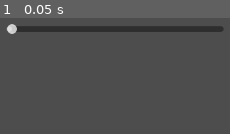
Above: before the commit, frame 1.
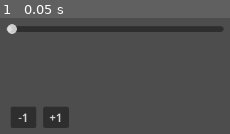
Above: after the commit, the same moment.

Repository: FormerlyWD/serious-game-jam
Game: Godot game, scene res://Scenes/test.tscn
Same seed, same stepped clock (60 frames per second), same inputs: the game is played once before the commit and once after it.
Inputs:
- Up to frame 1 (0.05 s): no input

The runs differ from the first frame. In frame 1, 3.8% of the frame differs, in the area x 4-30%, y 76-95%.

Commit message:
New ClipManager

Diff:
--- a/Radio/CentralAndStaticNoiseChannels/CentralAndStaticNoiseChannels.gd
+++ b/Radio/CentralAndStaticNoiseChannels/CentralAndStaticNoiseChannels.gd
@@ -2,9 +2,32 @@
 class_name CentralAndStaticNoiseChannels
 
 var amount_of_streams:int
+var playlist_array :Array[AudioStream]
 @export var clip_manager:ClipManagerAudioStream
 @export var currently_chosen_channel:int = 0
+@export var timer_node:CustomTimer
 func _ready() -> void:
+	update_stream_count()
+	turn_playlist_into_array()
+	switch_channel(0)
+func turn_playlist_into_array():
+	playlist_array.clear()
 	var stream_playlist:AudioStreamPlaylist= stream as AudioStreamPlaylist
-	amount_of_streams = stream_playlist.get_stream_count()
-	clip_manager.fill_clip_insertion_sorted()
+	if stream_playlist:
+		for audio_parse in range(amount_of_streams):
+			var audio_track = stream_playlist.get_list_stream(audio_parse)
+			playlist_array.append(audio_track)
+
+func update_stream_count():
+	var stream_playlist:AudioStreamPlaylist= stream as AudioStreamPlaylist
+	if stream_playlist:
+		amount_of_streams = stream_playlist.get_stream_count()
+	if clip_manager:
+		clip_manager.fill_clip_insertion_sorted()
+func switch_channel(new_channel:int):
+	currently_chosen_channel = new_channel
+	stream = playlist_array[currently_chosen_channel]
+	play(timer_node.current_timer)
+
+	clip_manager.discard_clip_from_play()
+	clip_manager.check_clip_state()
--- a/Radio/ClipInsertion/clip_insertion.gd
+++ b/Radio/ClipInsertion/clip_insertion.gd
@@ -6,4 +6,4 @@
 @export var designated_channel:int
 @export var start_time:float = -1
 @export var duration:float = -1
-var end_time:float
+@export var end_time:float = -1
--- a/Radio/ClipInsertion/sample_clip.tres
+++ b/Radio/ClipInsertion/sample_clip.tres
@@ -1,8 +1,10 @@
 [gd_resource type="Resource" script_class="ClipInsertion" format=3 uid="uid://dpag8ljha4aqy"]
 
 [ext_resource type="Script" uid="uid://cdwotjgvtyhjm" path="res://Radio/ClipInsertion/clip_insertion.gd" id="1_h5u4n"]
+[ext_resource type="AudioStream" uid="uid://blklp2nni1ncg" path="res://Audio/Recording (21).mp3" id="1_iqgoq"]
 
 [resource]
 script = ExtResource("1_h5u4n")
-start_time = 25.0
+audio_clip = ExtResource("1_iqgoq")
+start_time = 5.0
 metadata/_custom_type_script = "uid://cdwotjgvtyhjm"
--- a/Radio/ClipManagerAudioStream/clip_manager_audio_stream.gd
+++ b/Radio/ClipManagerAudioStream/clip_manager_audio_stream.gd
@@ -10,7 +10,8 @@
 @export var central_noise_audio_stream:CentralAndStaticNoiseChannels
 @export var timer_node:CustomTimer
 var current_clip_parsed:ClipInsertion
-
+func _ready() -> void:
+	auto_evaluate_clips()
 
 func _process(delta: float) -> void:
 	check_clip_state()
@@ -31,9 +32,11 @@
 				elif  the_first_clip.start_time <= timer_node.current_timer :
 					if the_first_clip.end_time < timer_node.current_timer:
 						all_clips_insertions_sorted[central_noise_audio_stream.currently_chosen_channel].pop_front()
+						print("pop_front")
 						continue
-					if the_first_clip.end_time >= timer_node.current_timer:
+					elif the_first_clip.end_time >= timer_node.current_timer:
 						all_clips_insertions_sorted[central_noise_audio_stream.currently_chosen_channel].pop_front()
+						print("pop_front_to_play")
 						add_clip_to_play(the_first_clip)
 						reparse_condition = false
 		PlayState.BUSY:
@@ -59,7 +62,7 @@
 	for i in range(channel_count):
 		all_clips_insertions_sorted.append([])
 func auto_evaluate_clips()-> void:
-	fill_clip_insertion_sorted()
+
 	for clip in all_clips_insertions:
 		fill_end_time(clip)
 		all_clips_insertions_sorted[clip.designated_channel].append(clip)
@@ -70,7 +73,9 @@
 func fill_end_time(clip:ClipInsertion) -> void:
 	if clip.audio_clip:
 
-		if clip.start_time == -1.0:
+
+		if not clip.start_time == -1.0:
 			if clip.duration == -1.0:
 				clip.duration = clip.audio_clip.get_length()
-		clip.end_time = clip.start_time+ clip.duration
+				print("clip.audio_clip.get_length()" + str(clip.audio_clip.get_length()))
+	clip.end_time = clip.start_time+ clip.duration
--- a/Radio/RadioNode.tscn
+++ b/Radio/RadioNode.tscn
@@ -6,19 +6,25 @@
 [ext_resource type="Script" uid="uid://cdwotjgvtyhjm" path="res://Radio/ClipInsertion/clip_insertion.gd" id="4_ilola"]
 [ext_resource type="Resource" uid="uid://dpag8ljha4aqy" path="res://Radio/ClipInsertion/sample_clip.tres" id="5_aw04w"]
 [ext_resource type="Script" uid="uid://bfeujwd5vplb" path="res://Radio/custom_timer.gd" id="6_aw04w"]
+[ext_resource type="Script" uid="uid://bfjxllnddc11q" path="res://Radio/dial_2.gd" id="7_f8qu0"]
 
-[node name="RadioNode" type="Node2D" unique_id=170821821]
+[node name="RadioNode" type="Control" unique_id=155327058]
+layout_mode = 3
+anchors_preset = 0
+offset_right = 320.0
+offset_bottom = 153.0
 
 [node name="knob slider" type="HSlider" parent="." unique_id=1946158888]
+layout_mode = 0
 offset_right = 313.0
 offset_bottom = 16.0
 max_value = 360.0
 script = ExtResource("1_f218l")
 
-[node name="CentralAndStaticNoiseChannels" parent="." unique_id=873207912 node_paths=PackedStringArray("clip_manager") instance=ExtResource("2_f218l")]
+[node name="CentralAndStaticNoiseChannels" parent="." unique_id=873207912 node_paths=PackedStringArray("clip_manager", "timer_node") instance=ExtResource("2_f218l")]
 unique_name_in_owner = true
 clip_manager = NodePath("../ClipManagerAudioStream")
-currently_chosen_channel = 1
+timer_node = NodePath("../CustomTimer")
 
 [node name="ClipManagerAudioStream" parent="." unique_id=1715325066 node_paths=PackedStringArray("central_noise_audio_stream", "timer_node") instance=ExtResource("3_s7opi")]
 all_clips_insertions = Array[ExtResource("4_ilola")]([ExtResource("5_aw04w")])
@@ -28,4 +34,31 @@
 [node name="CustomTimer" type="Node" parent="." unique_id=945941770]
 script = ExtResource("6_aw04w")
 
+[node name="DIAL2" type="Control" parent="." unique_id=1905388804 node_paths=PackedStringArray("central_noise_channel")]
+anchors_preset = 0
+offset_left = 2.0
+offset_top = 115.0
+offset_right = 99.0
+offset_bottom = 155.0
+script = ExtResource("7_f8qu0")
+central_noise_channel = NodePath("../CentralAndStaticNoiseChannels")
+
+[node name="Button" type="Button" parent="DIAL2" unique_id=1824766153]
+layout_mode = 0
+offset_left = 51.0
+offset_top = 5.0
+offset_right = 88.0
+offset_bottom = 36.0
+text = "+1"
+
+[node name="Button2" type="Button" parent="DIAL2" unique_id=1387189679]
+layout_mode = 0
+offset_left = 4.0
+offset_top = 5.0
+offset_right = 41.0
+offset_bottom = 36.0
+text = "-1"
+
 [connection signal="value_changed" from="knob slider" to="knob slider" method="_on_value_changed"]
+[connection signal="button_up" from="DIAL2/Button" to="DIAL2" method="_on_button_button_up"]
+[connection signal="button_up" from="DIAL2/Button2" to="DIAL2" method="_on_button_2_button_up"]
--- /dev/null
+++ b/Radio/dial_2.gd
@@ -0,0 +1,13 @@
+extends Control
+
+
+
+@export var central_noise_channel:CentralAndStaticNoiseChannels
+func _on_button_button_up() -> void:
+	var new_id:int =wrapi(central_noise_channel.currently_chosen_channel-1,0,central_noise_channel.amount_of_streams)
+	%CentralAndStaticNoiseChannels.switch_channel(new_id)
+
+
+func _on_button_2_button_up() -> void:
+	var new_id:int =  wrapi(central_noise_channel.currently_chosen_channel+1,0,central_noise_channel.amount_of_streams)
+	%CentralAndStaticNoiseChannels.switch_channel(new_id)
Not shown, added: Audio/Recording (21).mp3.import
Not shown, added: Radio/dial_2.gd.uid
Not shown, added: Audio/Recording (21).m4a
Not shown, added: Audio/Recording (21).mp3
Not shown, added: Recording (21).m4a
